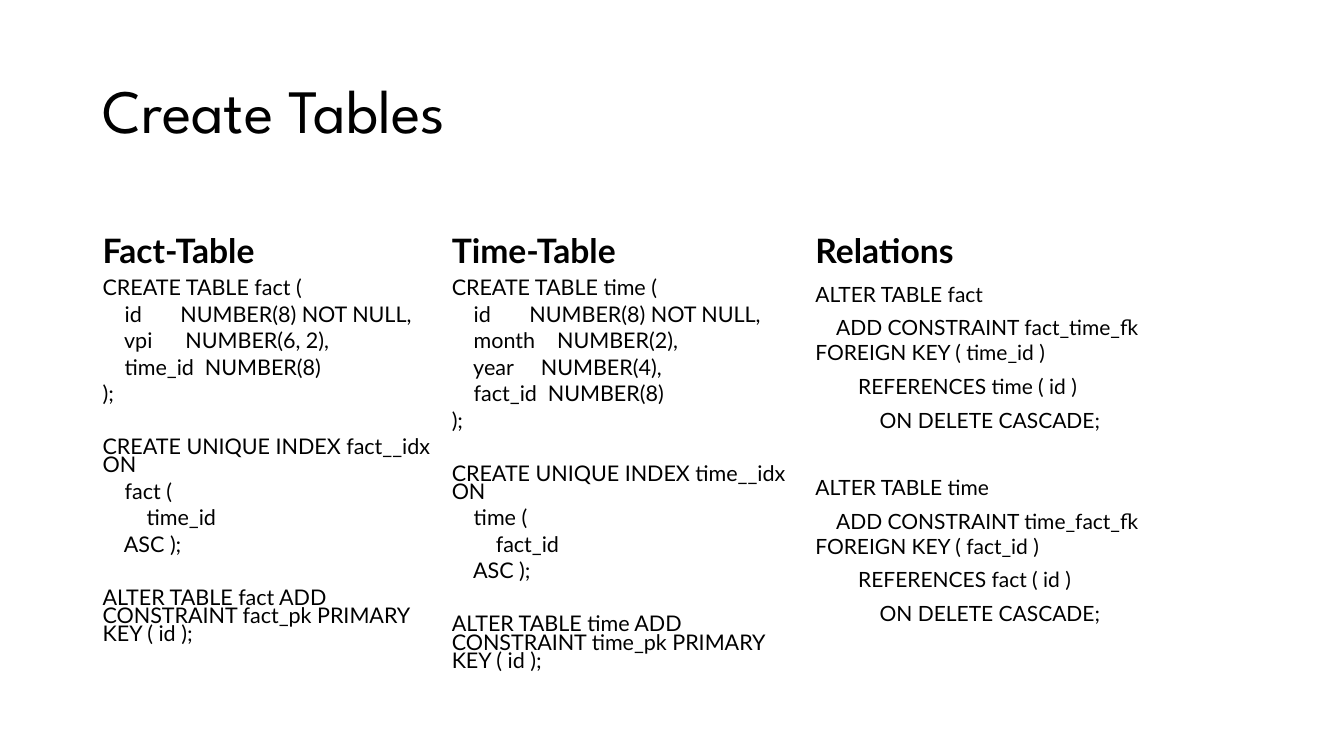
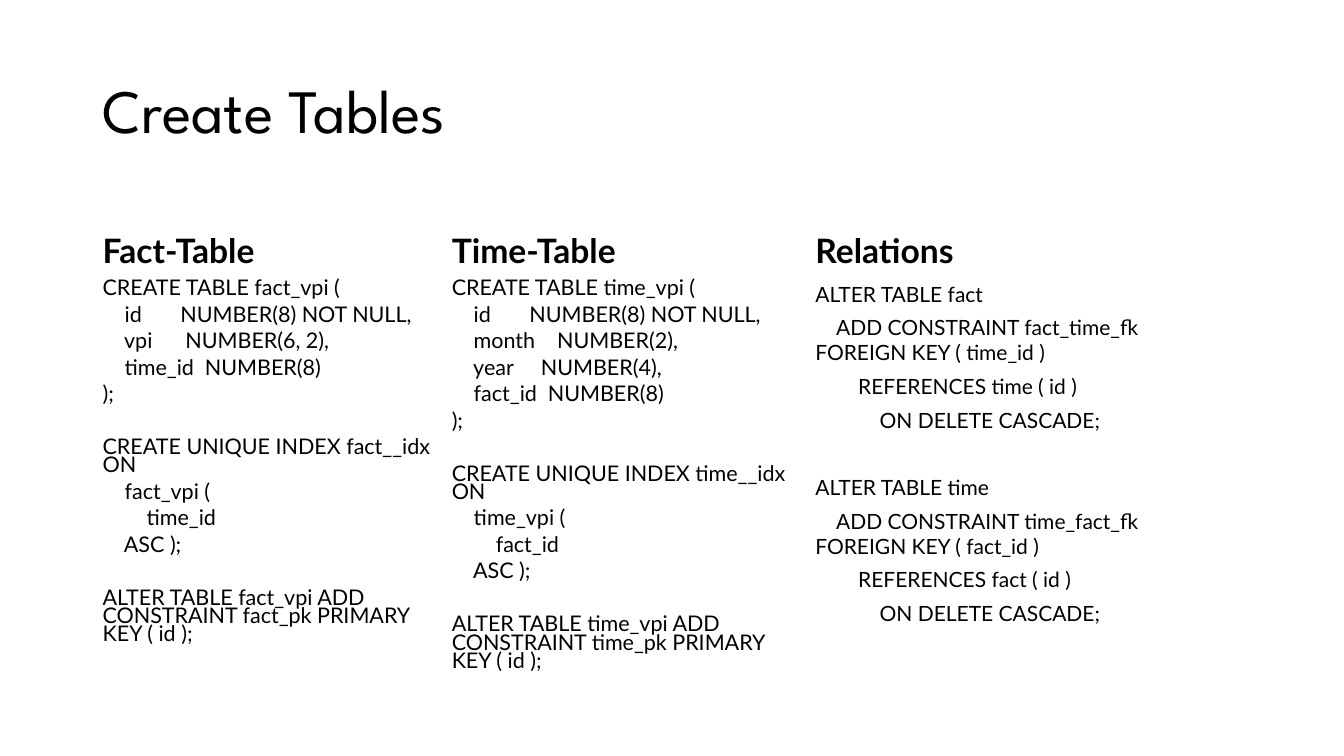
Before and after one commit to jfischlmayr/DataWareHouse, a slide deck: slide 5 of VPI_Presentation.pptx. Drawn at 1344x756 pixels with LibreOffice and Linux fonts; fonts in the diff are those of the drawing. Boxes give left, top, right and bottom in pixels: in the first picture for what was removed or moved away, otherwise in the second. Text is boxed around its words. In the diff, an @@ line names an element or a change of style, - is before the commit and + after.

Commit message:
added pivot table and changed inserts

```diff
--- a/VPI_Presentation.pptx
+++ b/VPI_Presentation.pptx
@@ text at (103,279,328,299): text changed @@
-CREATE TABLE fact (
+CREATE TABLE fact_vpi (
@@ text at (452,279,684,299): text changed @@
-CREATE TABLE time (
+CREATE TABLE time_vpi (
@@ text at (125,483,199,503): text changed @@
-fact (
+fact_vpi (
@@ text at (474,509,554,529): text changed @@
-time (
+time_vpi (
@@ text at (103,589,410,641): text changed @@
-ALTER TABLE fact ADD CONSTRAINT fact_pk PRIMARY KEY ( id );
+ALTER TABLE fact_vpi ADD CONSTRAINT fact_pk PRIMARY KEY ( id );
@@ text at (452,615,765,668): text changed @@
-ALTER TABLE time ADD CONSTRAINT time_pk PRIMARY KEY ( id );
+ALTER TABLE time_vpi ADD CONSTRAINT time_pk PRIMARY KEY ( id );
```
Also in this commit, not shown: 1 other slide changed, 1 slide added.
